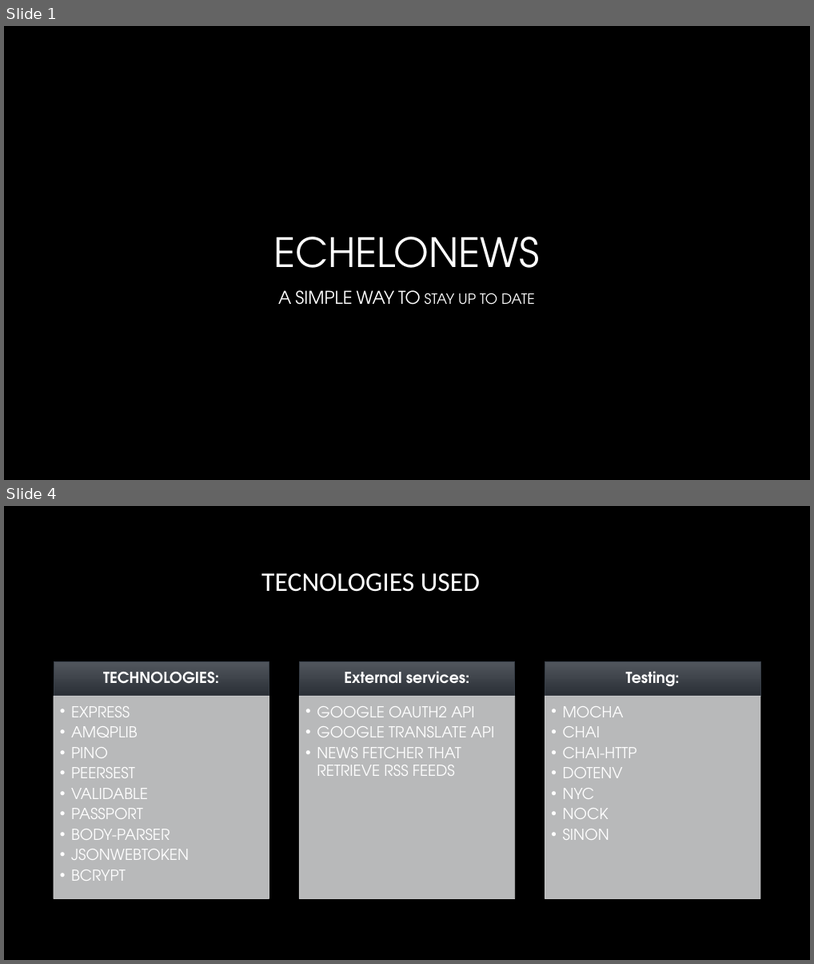
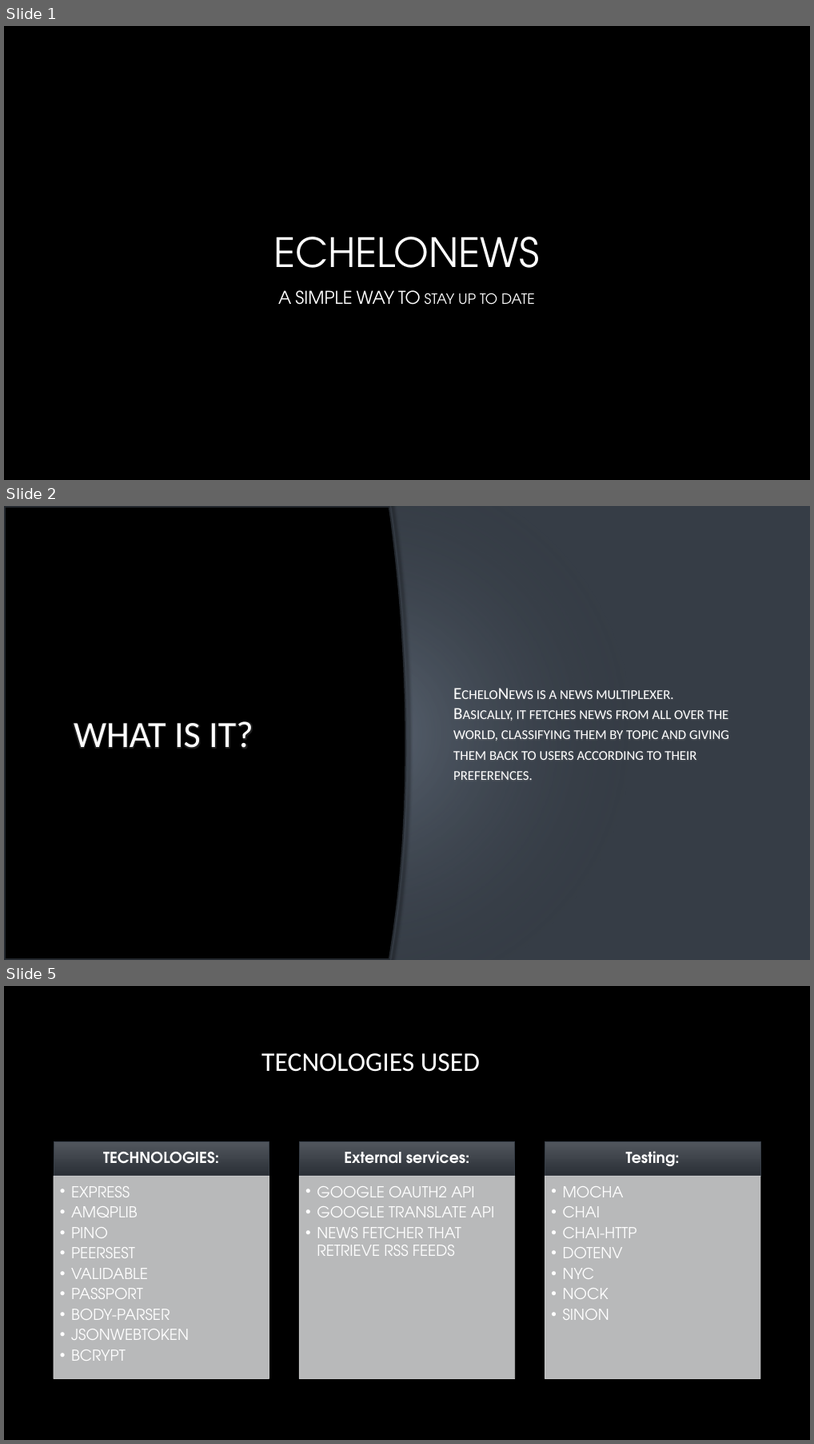
Before and after one commit to Nicolac84/echelonews, a slide deck: slide/slide.pptx. Shown one above the other, each under a label of ours: slides 1 and 4 before the commit, slides 1, 2 and 5 after it; the slides between them are not shown. The pictures are 814x964 and 814x1444 pixels, drawn with LibreOffice and Linux fonts; fonts in the diff are those of the drawing; background and template pictures are left out. Boxes give left, top, right and bottom in pixels: in the first picture for what was removed or moved away, otherwise in the second. Text is boxed around its words. In the diff, an @@ line names an element or a change of style, - is before the commit and + after.

```diff
--- a/slide/slide.pptx
+++ b/slide/slide.pptx
@@ slide 2 added at <box>4,506,810,960</box>, background picture (left out) @@
@@ rectangle added at <box>4,506,810,960</box>, fill #363D46 @@
@@ freeform shape added at <box>4,506,407,960</box>, fill #000000, outline #282E35 3.5 pt @@
@@ rectangle added at <box>54,506,674,960</box>, fill gradient #A8B1BC to #7C899A to #363D46 @@
@@ text added at <box>454,690,730,780</box>, 20 pt, text gradient #FFFFFF to #BFBFBF, small capitals @@
+EcheloNews is a news multiplexer.
+Basically, it fetches news from all over the world, classifying them by topic and giving them back to users according to their preferences.
@@ title added at <box>74,721,254,748</box>, 44 pt, text gradient #FFFFFF to #A6A6A6 @@
+WHAT IS IT?
@@ what was slide 4 is now slide 5 @@
```
Also in this commit, not shown: 1 slide changed.
